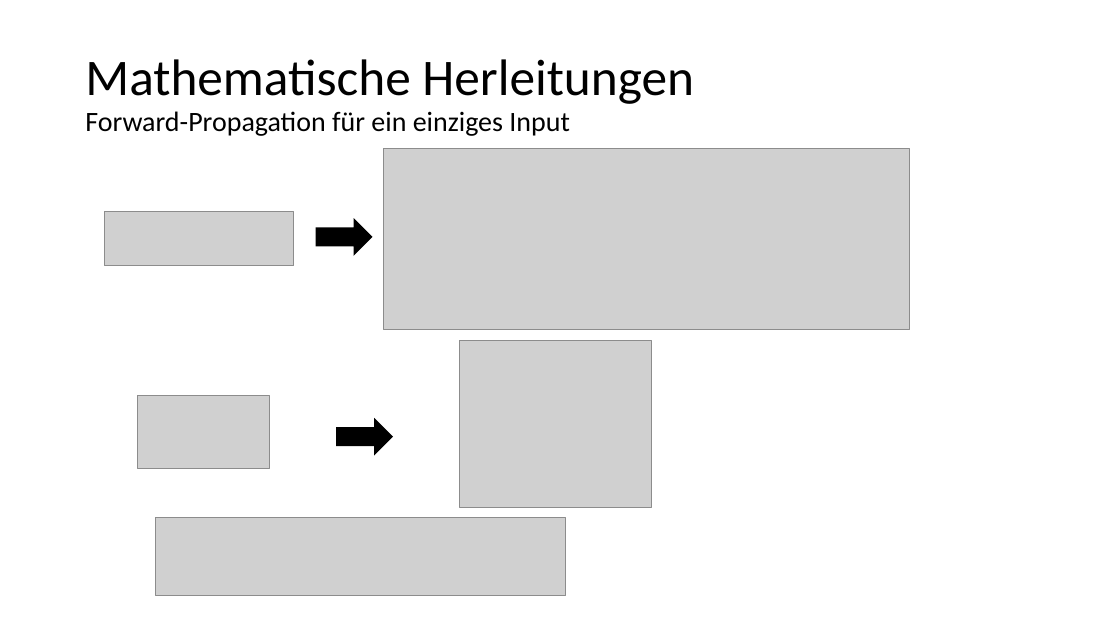
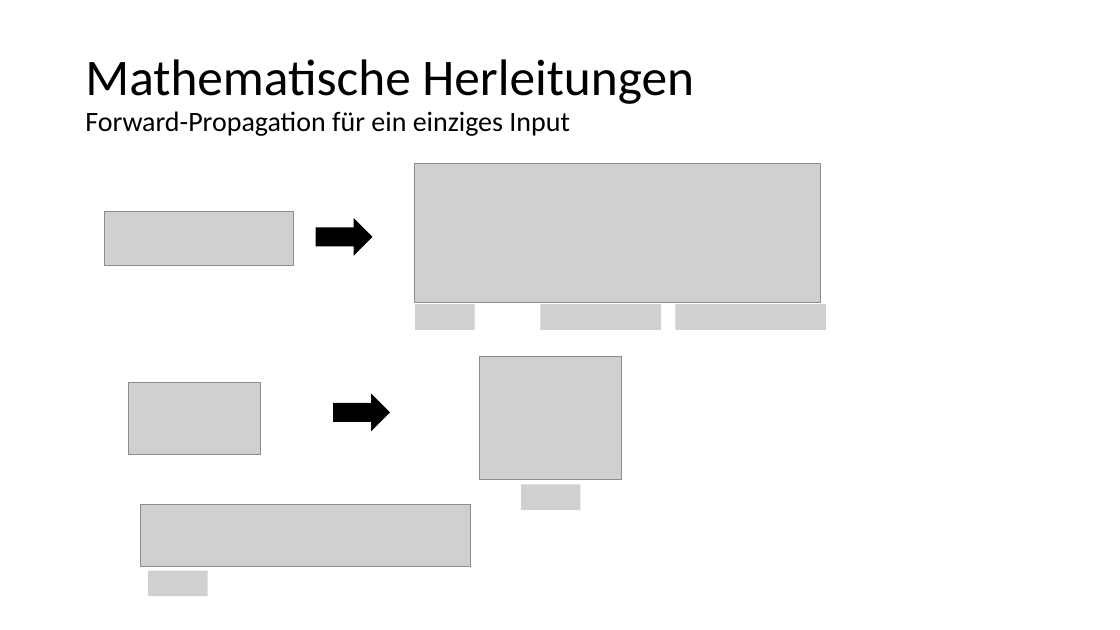
Before and after one commit to kevinsuedmersen/neural_networks_from_scratch, a slide deck: slide 5 of theory/result_presentation.pptx. Drawn at 1120x630 pixels with LibreOffice and Linux fonts; fonts in the diff are those of the drawing; grey boxes stand for pictures. Boxes give left, top, right and bottom in pixels: in the first picture for what was removed or moved away, otherwise in the second. Text is boxed around its words. In the diff, an @@ line names an element or a change of style, - is before the commit and + after.

Commit message:
Finished forward propagation part

```diff
--- a/theory/result_presentation.pptx
+++ b/theory/result_presentation.pptx
@@ picture: place and size @@
-picture at (383, 149, 909, 330)
+picture at (415, 163, 821, 302)
@@ picture added at (415, 304, 475, 330) @@
@@ picture added at (540, 304, 660, 330) @@
@@ picture added at (676, 304, 778, 330) @@
@@ picture added at (767, 304, 827, 330) @@
@@ picture: place and size @@
-picture at (460, 341, 652, 507)
+picture at (480, 356, 622, 480)
@@ picture: place and size @@
-picture at (137, 396, 269, 468)
+picture at (128, 382, 260, 455)
@@ right arrow: place and size @@
-right arrow at (336, 418, 393, 455)
+right arrow at (333, 393, 390, 431)
@@ picture: place and size @@
-picture at (155, 518, 566, 596)
+picture at (141, 504, 471, 567)
@@ picture added at (521, 485, 581, 511) @@
@@ picture added at (148, 571, 208, 596) @@
```
Also in this commit, not shown: 3 other slides changed.
